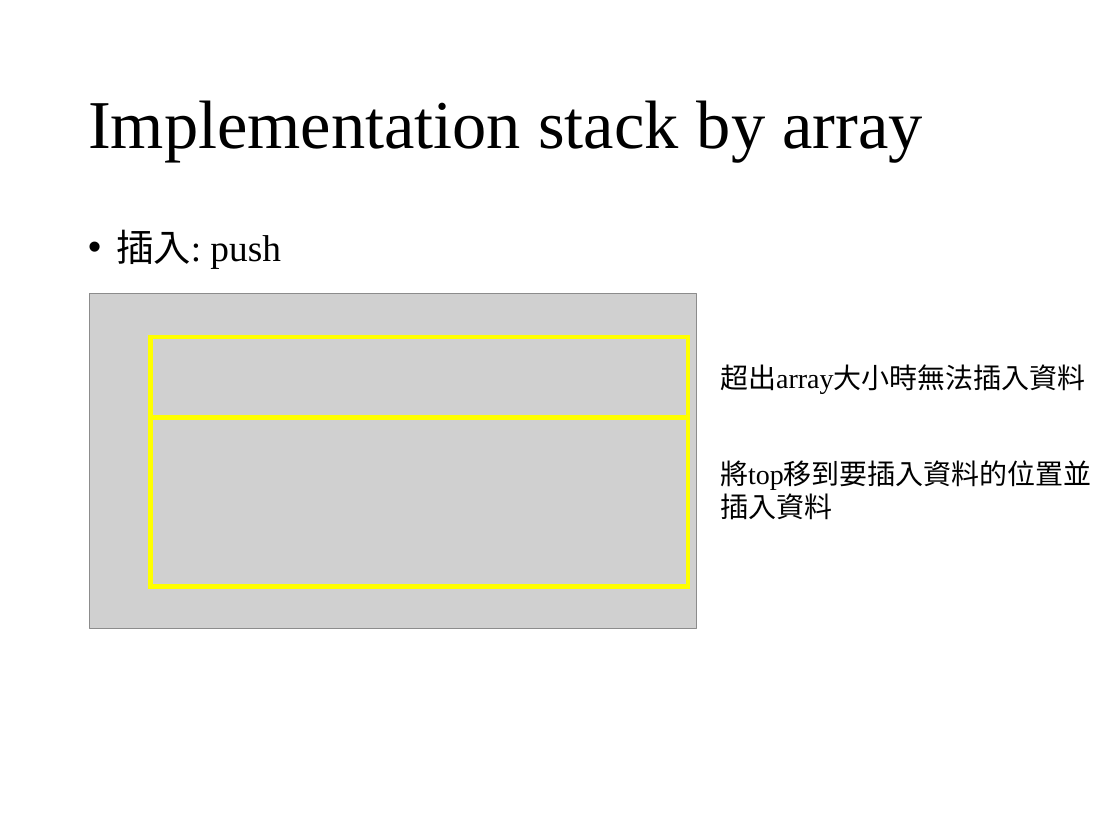
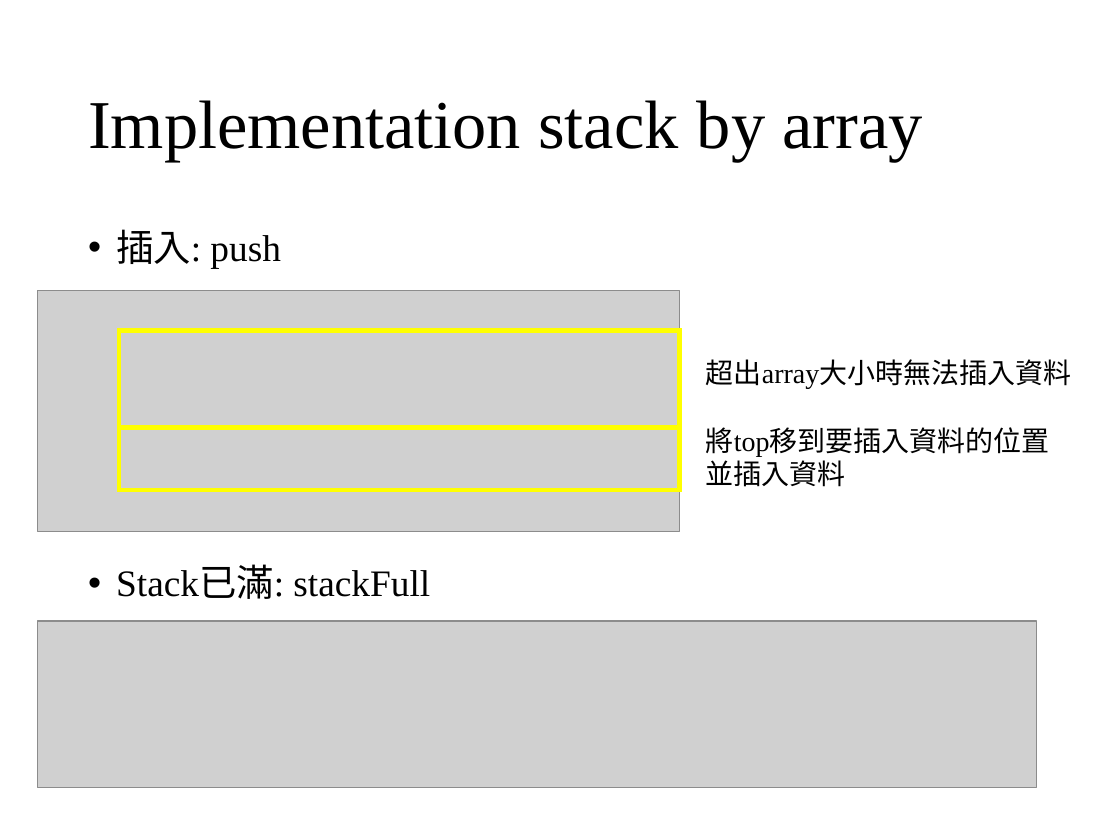
Before and after one commit to wangruxing/DataStructure, a slide deck: slide 11 of Chapter 3 Stacks and Queues/Chapter 3.pptx. Drawn at 1120x840 pixels with LibreOffice and Linux fonts; fonts in the diff are those of the drawing; grey boxes stand for pictures. Boxes give left, top, right and bottom in pixels: in the first picture for what was removed or moved away, otherwise in the second. Text is boxed around its words. In the diff, an @@ line names an element or a change of style, - is before the commit and + after.

```diff
--- a/Chapter 3 Stacks and Queues/Chapter 3.pptx
+++ b/Chapter 3 Stacks and Queues/Chapter 3.pptx
@@ picture: place and size @@
-picture at (90, 293, 697, 628)
+picture at (38, 291, 680, 532)
@@ rectangle: place and size @@
-rectangle at (151, 337, 689, 418)
+rectangle at (119, 330, 679, 428)
@@ text "超出array大小時無法插入資料": place and size @@
-text "超出array大小時無法插入資料" at (720, 364, 1085, 394)
+text "超出array大小時無法插入資料" at (706, 359, 1071, 389)
@@ rectangle: place and size @@
-rectangle at (151, 418, 689, 587)
+rectangle at (119, 428, 679, 491)
@@ text at (706, 427, 1050, 487): text changed @@
-將top移到要插入資料的位置並插入資料
+將top移到要插入資料的位置
+並插入資料
@@ text at (116, 567, 430, 599): paragraph added @@
+  • Stack已滿: stackFull
@@ picture added at (38, 622, 1037, 788) @@
```
Also in this commit, not shown: 5 other slides changed, 1 slide removed, 16 other files.
